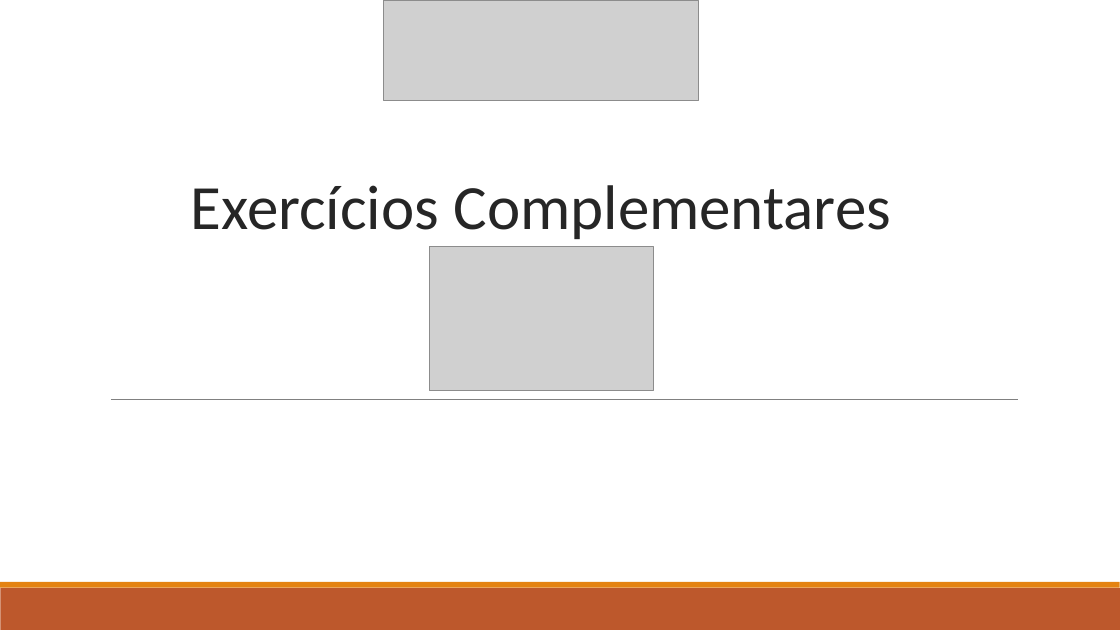
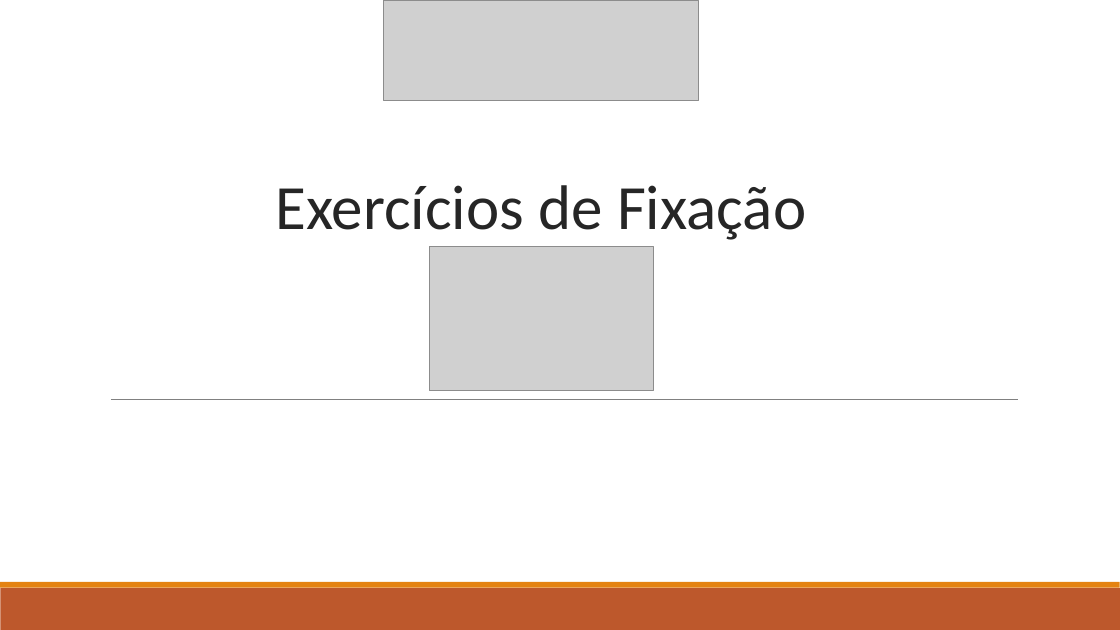
Before and after one commit to thiagosartor/CursoNDDigital, a slide deck: slide 28 of CursoNDDigital/Slides/Unidades/Módulo I - Unidade IX - Apresentação.pptx (slide 20 before the commit). Drawn at 1120x630 pixels with LibreOffice and Linux fonts; fonts in the diff are those of the drawing; grey boxes stand for pictures. Boxes give left, top, right and bottom in pixels: in the first picture for what was removed or moved away, otherwise in the second. Text is boxed around its words. In the diff, an @@ line names an element or a change of style, - is before the commit and + after.

```diff
--- a/CursoNDDigital/Slides/Unidades/Módulo I - Unidade IX - Apresentação.pptx
+++ b/CursoNDDigital/Slides/Unidades/Módulo I - Unidade IX - Apresentação.pptx
@@ text at box(276, 185, 806, 240): text changed @@
-Exercícios Complementares
+Exercícios de Fixação
```
Also in this commit, not shown: 15 other slides changed, 9 slides added, 1 slide removed, 5 other files.
